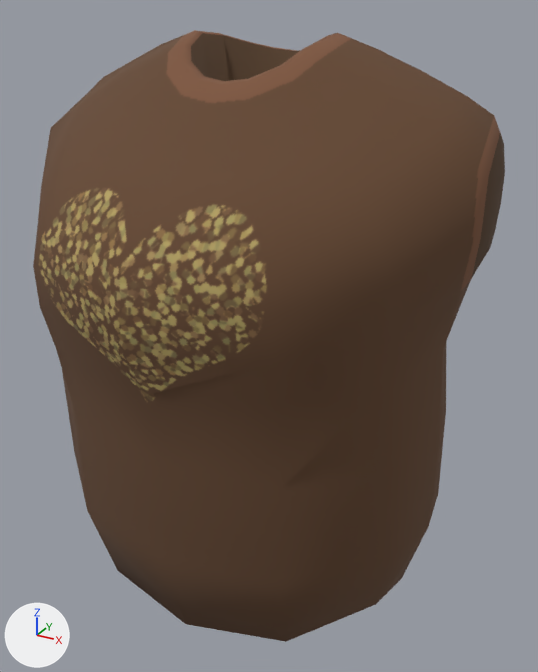
The glTF model assets/models/torso_style-2-tshirt-1-heart.glb, before and after one commit.
Both versions are drawn from a 50 mm lens placed at (0.258, -0.462, 0.383), pointed at (0.014, -0.019, 0.161). Lighting does not change. The marker at lower left points along +X, +Y and +Z.

Names of what the first picture shows: 'shirt_tshirt_female-heart1'.
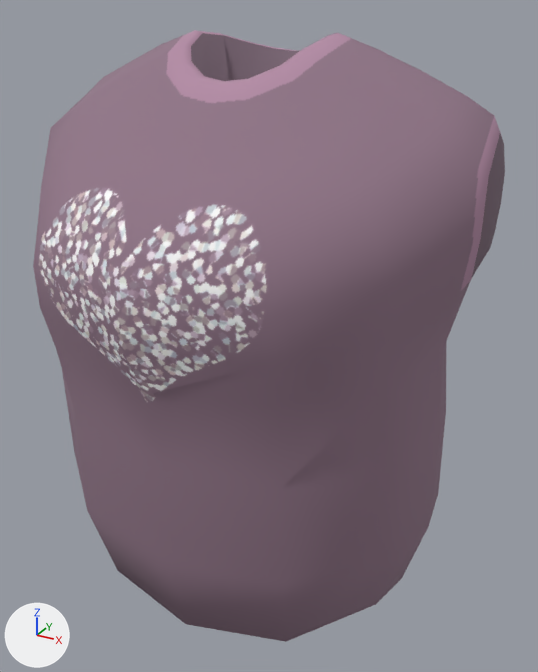
Edits to the bpy script that builds the scene:
```text
Change mat_shirt_female_tshirt_heart1:
    remove n2 = _N.new('ShaderNodeMix'); n2.name = 'Mix'
    remove n2.data_type = 'RGBA'
    remove n2.blend_type = 'MULTIPLY'
    remove n2.inputs[0].default_value = 1.0  # 'Factor'
    remove n2.inputs[7].default_value = (0.46, 0.355, 0.128, 1.0)  # 'B', yellow #b5a164
    where n0 = _N.new('ShaderNodeBsdfPrincipled'); n0.name = 'Principled BSDF'
    where n3 = _N.new('ShaderNodeTexImage'); n3.name = 'Image Texture'
    remove _L.new(n2.outputs[2], n0.inputs[0])  # 'Result' to 'Base Color'
    remove _L.new(n3.outputs[0], n2.inputs[6])  # 'Color' to 'A'
    add _L.new(n3.outputs[0], n0.inputs[0])  # 'Color' to 'Base Color'
```

Boxes [x1, y1, x2, y2] around the edits, measured in the pictures (538 x 672 px):
'shirt_tshirt_female-heart1', recoloured (brown to purple): [33, 30, 505, 642] in both
